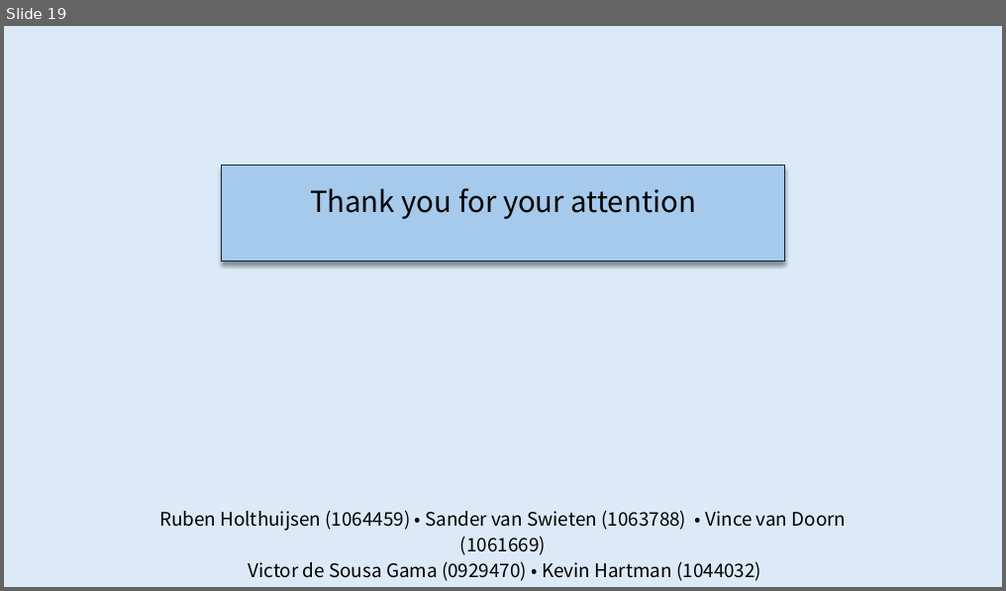
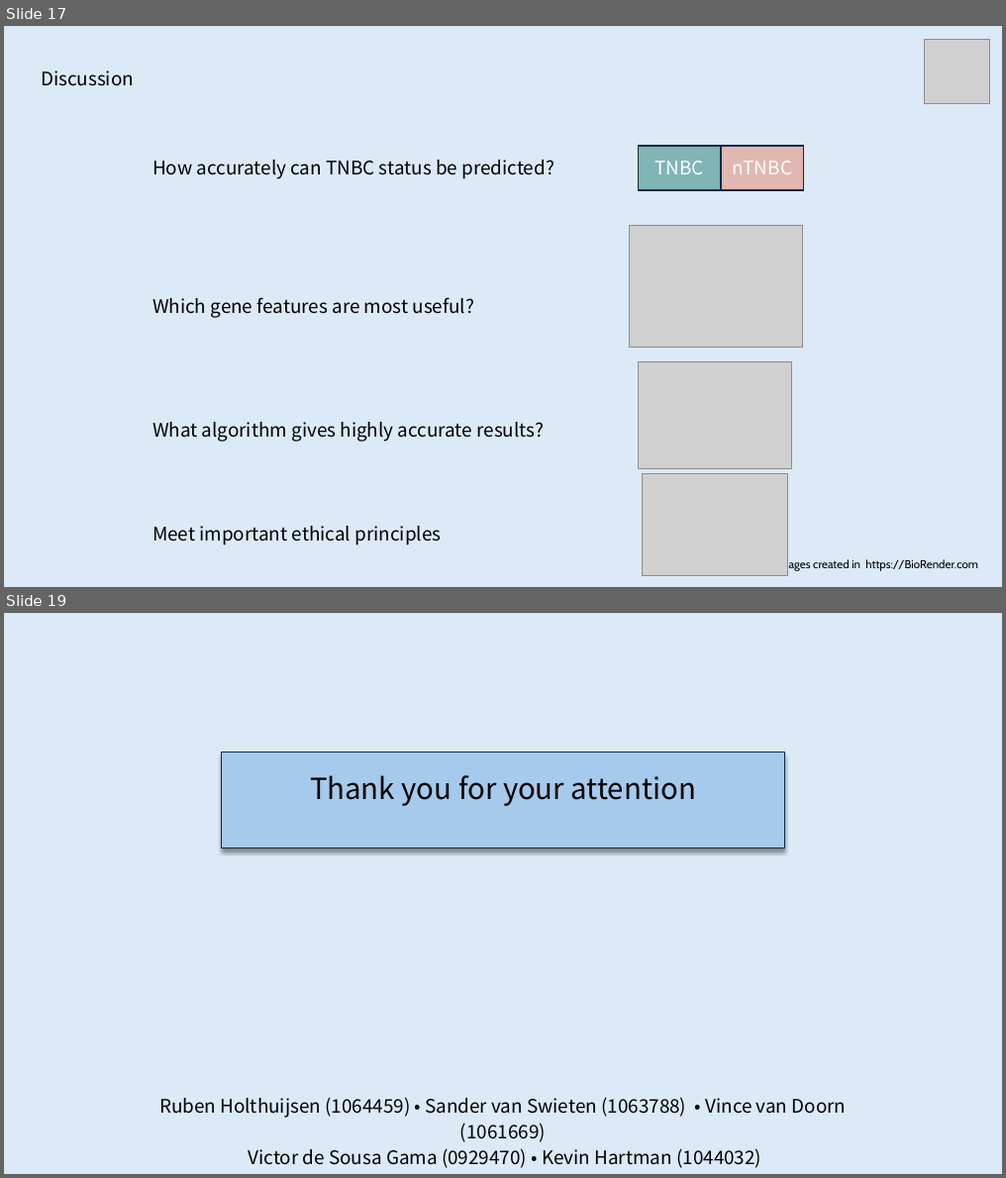
Before and after one commit to rhlt/tnbc, a slide deck: CapstoneProject_FinalPresentation.pptx. Shown one above the other, each under a label of ours: slide 19 before the commit, slides 17 and 19 after it; the slides between them are not shown. The pictures are 1006x591 and 1006x1178 pixels, drawn with LibreOffice and Linux fonts; fonts in the diff are those of the drawing; grey boxes stand for pictures. Boxes give left, top, right and bottom in pixels: in the first picture for what was removed or moved away, otherwise in the second. Text is boxed around its words. In the diff, an @@ line names an element or a change of style, - is before the commit and + after.

```diff
--- a/CapstoneProject_FinalPresentation.pptx
+++ b/CapstoneProject_FinalPresentation.pptx
@@ slide 17 added at (4, 26, 1002, 587), background #DCEAF7 @@
@@ picture added at (925, 39, 990, 104) @@
@@ text added at (41, 71, 134, 86), 18 pt, text #000000 @@
+Discussion
@@ text added at (152, 160, 554, 179), 18 pt, text #000000 @@
+How accurately can TNBC status be predicted?
@@ rectangle added at (638, 146, 721, 190), fill #80B4B5, outline #0E2841 1.5 pt, 18 pt, text #FFFFFF @@
+TNBC
@@ rectangle added at (721, 146, 804, 190), fill #E1B7B1, outline #0E2841 1.5 pt, 18 pt, text #FFFFFF @@
+nTNBC
@@ picture added at (630, 226, 803, 347) @@
@@ text added at (152, 297, 475, 318), 18 pt, text #000000 @@
+Which gene features are most useful?
@@ picture added at (638, 362, 792, 469) @@
@@ text added at (152, 422, 544, 442), 18 pt, text #000000 @@
+What algorithm gives highly accurate results?
@@ picture added at (642, 473, 787, 575) @@
@@ text added at (152, 526, 441, 546), 18 pt, text #000000 @@
+Meet important ethical principles
@@ text added at (776, 559, 978, 571), 11 pt, text #000000 @@
+Images created in https://BioRender.com
```
Also in this commit, not shown: 11 slides changed, 5 other slides added, 8 slides removed, 18 other files.
